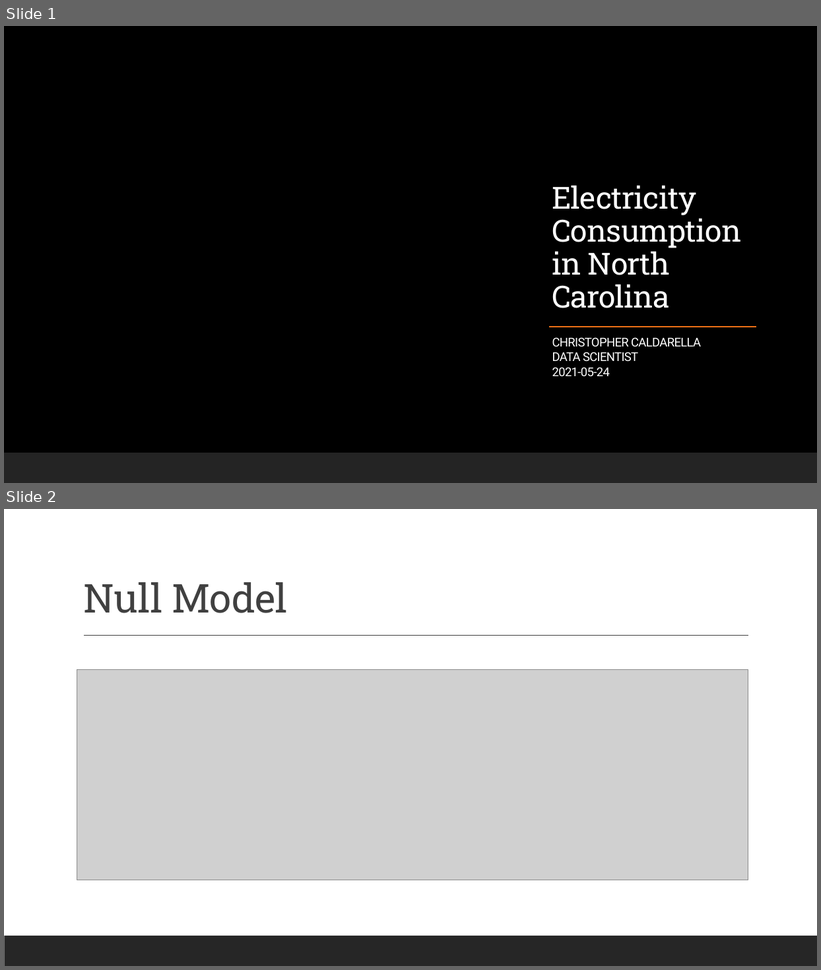
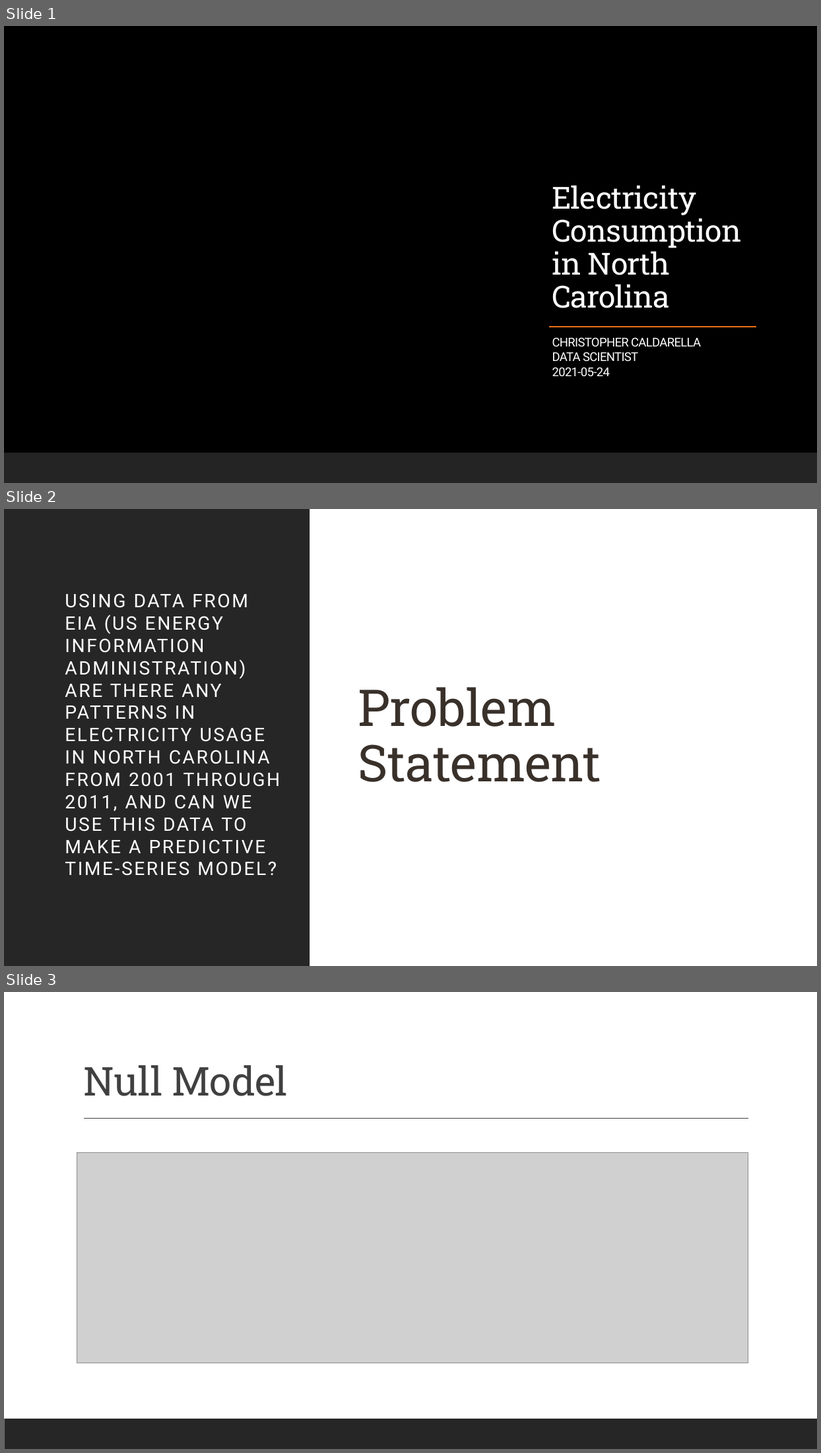
Before and after one commit to ccaldarella99/ElectricityConsumption, a slide deck: presentation/ChrisCaldarella_project4_presentation.pptx. Shown one above the other, each under a label of ours: slides 1 and 2 before the commit, slides 1, 2 and 3 after it. The pictures are 821x970 and 821x1453 pixels, drawn with LibreOffice and Linux fonts; fonts in the diff are those of the drawing; grey boxes stand for pictures; background and template pictures are left out. Boxes give left, top, right and bottom in pixels: in the first picture for what was removed or moved away, otherwise in the second. Text is boxed around its words. In the diff, an @@ line names an element or a change of style, - is before the commit and + after.

```diff
--- a/presentation/ChrisCaldarella_project4_presentation.pptx
+++ b/presentation/ChrisCaldarella_project4_presentation.pptx
@@ slide 2 added at (x1=4, y1=509, x2=817, y2=966), background #FFFFFF; not listed: 1 template element that a slide beside it also shows @@
@@ rectangle added at (x1=4, y1=509, x2=817, y2=966), fill #FFFFFF @@
@@ rectangle added at (x1=4, y1=509, x2=310, y2=966), fill #262626 @@
@@ subtitle added at (x1=65, y1=593, x2=281, y2=876), 22 pt, text #FFFFFF @@
+USING DATA FROM EIA (US ENERGY INFORMATION ADMINISTRATION) ARE THERE ANY PATTERNS IN ELECTRICITY USAGE IN NORTH CAROLINA FROM 2001 THROUGH 2011, AND CAN WE USE THIS DATA TO MAKE A PREDICTIVE TIME-SERIES MODEL?
@@ title added at (x1=358, y1=687, x2=601, y2=782), 60 pt, text #39302A @@
+Problem Statement
@@ what was slide 2 is now slide 3 @@
```
Also in this commit, not shown: 1 other file.
